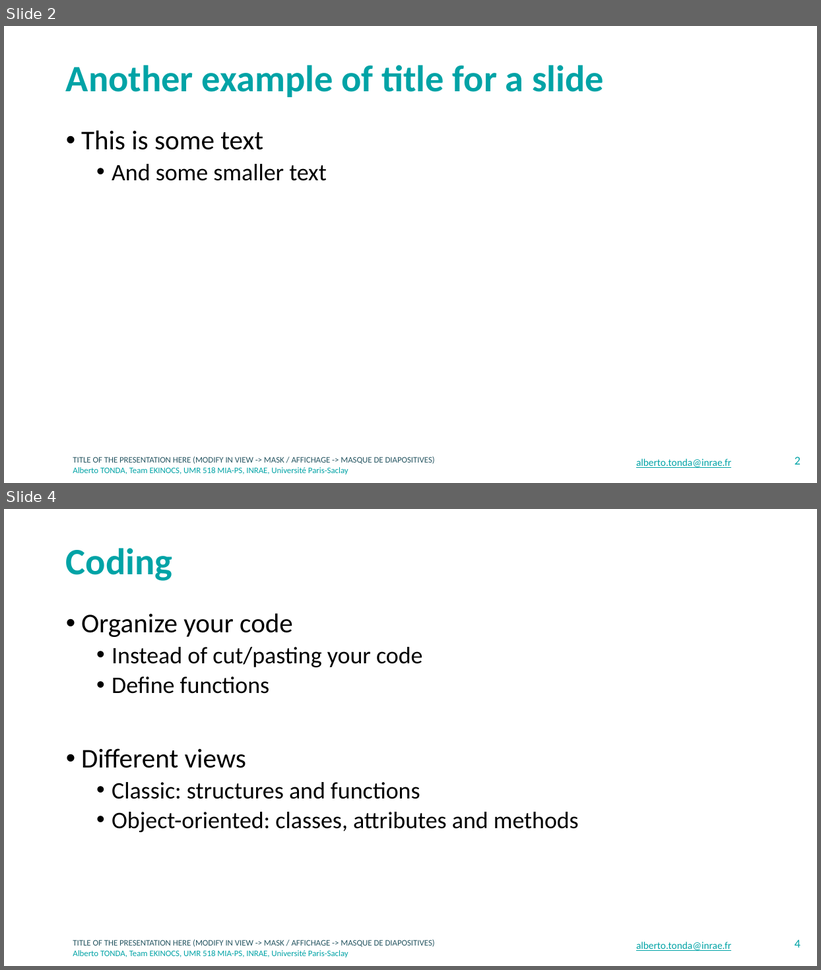
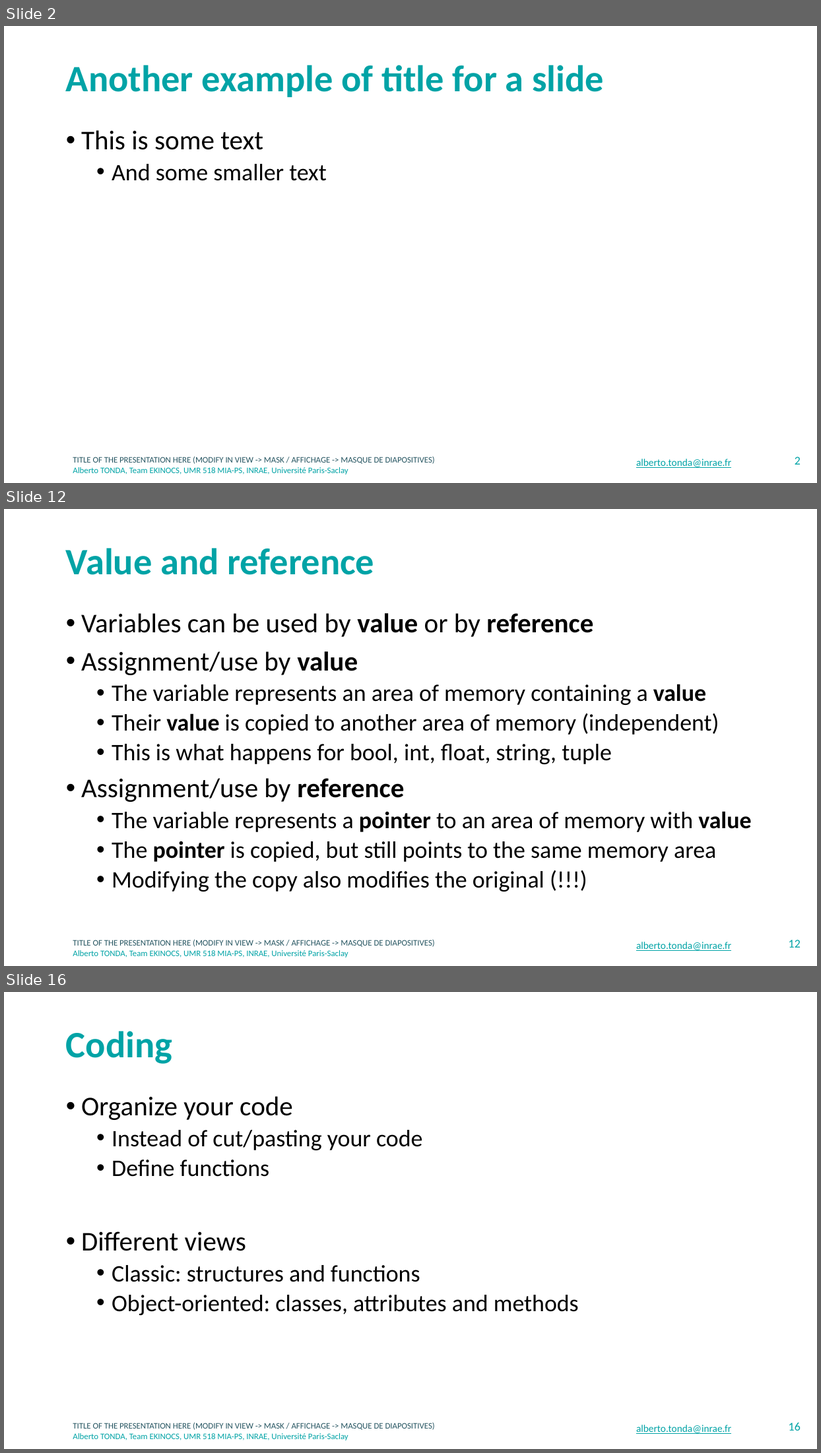
Before and after one commit to albertotonda/teaching, a slide deck: crash-course-on-data-science/coding.pptx. Shown one above the other, each under a label of ours: slides 2 and 4 before the commit, slides 2, 12 and 16 after it; the slides between them are not shown. The pictures are 821x970 and 821x1453 pixels, drawn with LibreOffice and Linux fonts; fonts in the diff are those of the drawing; background and template pictures are left out. Boxes give left, top, right and bottom in pixels: in the first picture for what was removed or moved away, otherwise in the second. Text is boxed around its words. In the diff, an @@ line names an element or a change of style, - is before the commit and + after.

```diff
--- a/crash-course-on-data-science/coding.pptx
+++ b/crash-course-on-data-science/coding.pptx
@@ slide 12 added at (x1=4, y1=509, x2=817, y2=966), background #FFFFFF; not listed: 2 template elements that a slide beside it also shows @@
@@ title added at (x1=66, y1=548, x2=374, y2=575), 44 pt, text #00A3A6, bold @@
+Value and reference
@@ text added at (x1=81, y1=613, x2=751, y2=892), 28 pt, text #000000 @@
+• Variables can be used by value or by reference
+• Assignment/use by value
+  • The variable represents an area of memory containing a value
+  • Their value is copied to another area of memory (independent)
+  • This is what happens for bool, int, float, string, tuple
+• Assignment/use by reference
+  • The variable represents a pointer to an area of memory with value
+  • The pointer is copied, but still points to the same memory area
+  • Modifying the copy also modifies the original (!!!)
@@ text added at (x1=636, y1=942, x2=731, y2=951), 12 pt, text #00A3A6, underline @@
+alberto.tonda@inrae.fr
@@ page number added at (x1=789, y1=940, x2=801, y2=948), 14 pt, text #00A3A6 @@
+12
@@ what was slide 4 is now slide 16 @@
@@ page number at (x1=789, y1=1423, x2=801, y2=1431): text changed @@
-4
+16
```
Also in this commit, not shown: 2 slides changed, 16 other slides added, 2 other files.
